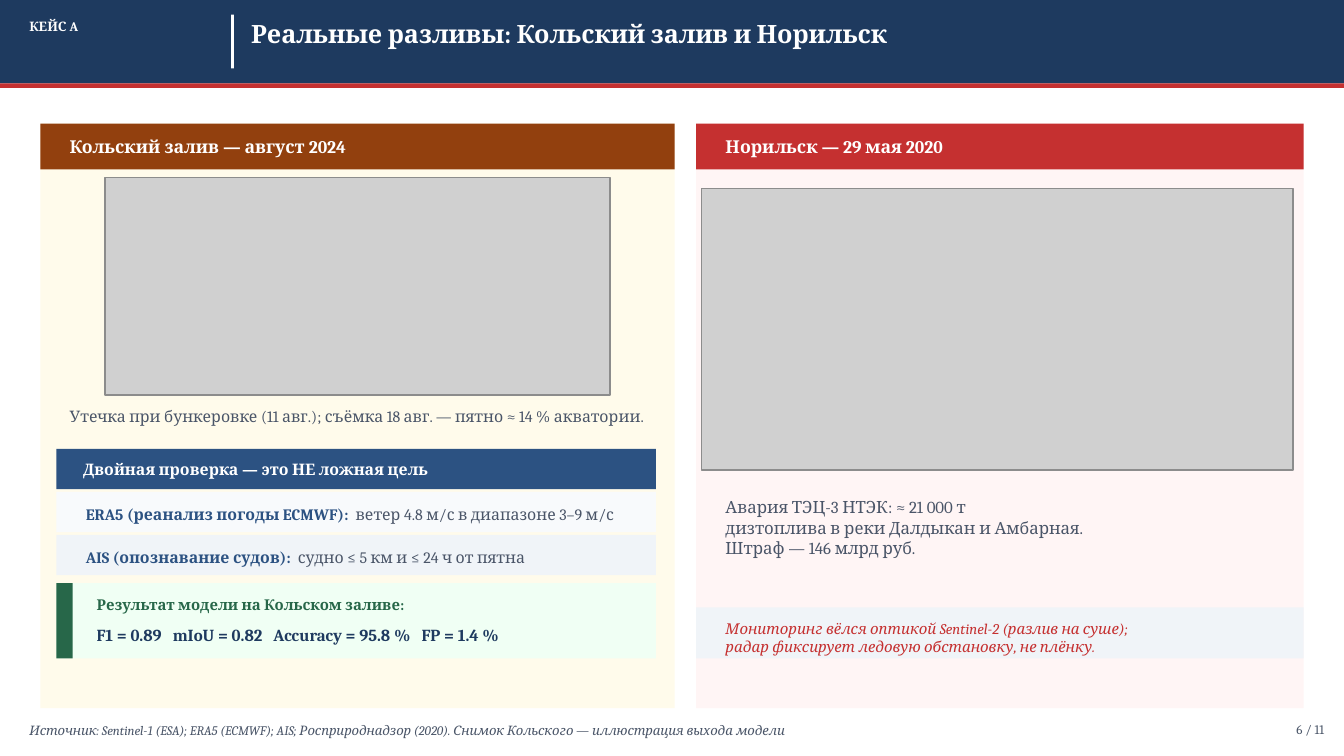
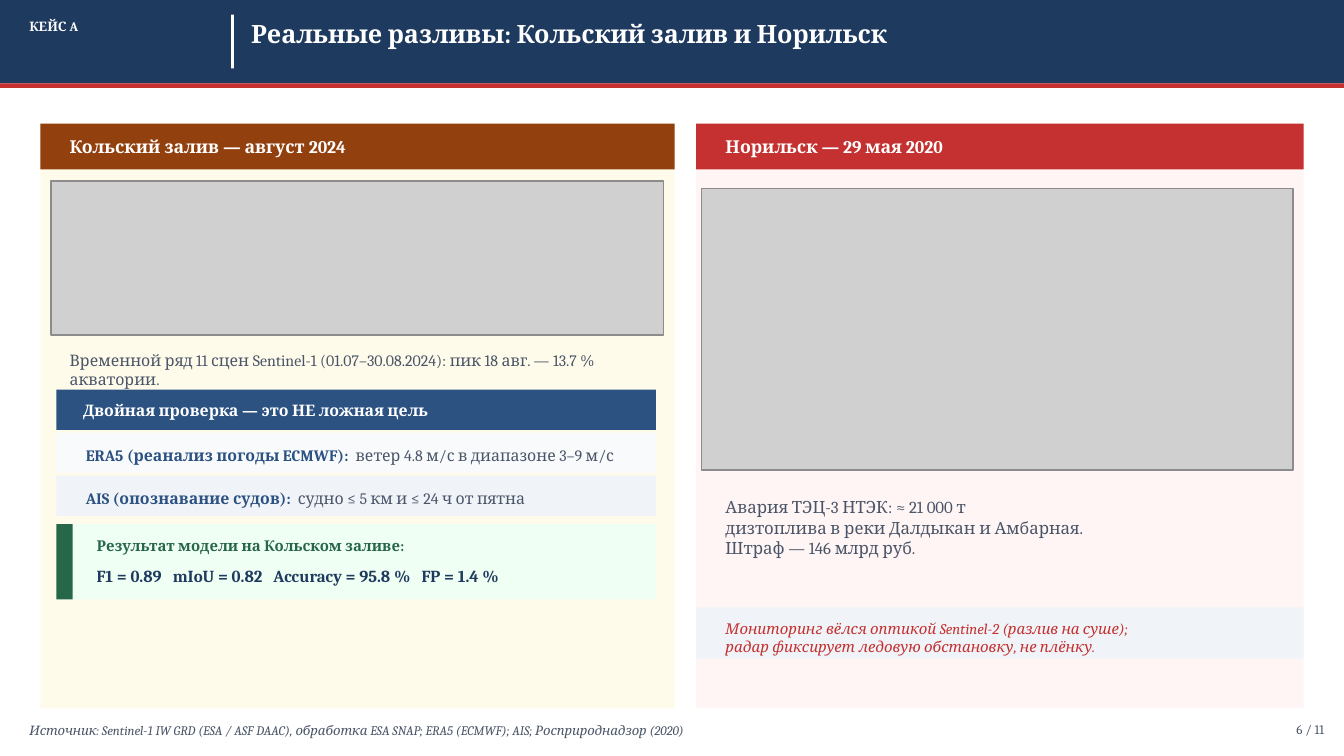
Before and after one commit to Confucius-hub/spbu_db_hw, a slide deck: slide 6 of thesis/presentation/Презентация_ВКР_2026.pptx. Drawn at 1344x756 pixels with LibreOffice and Linux fonts; fonts in the diff are those of the drawing; grey boxes stand for pictures. Boxes give left, top, right and bottom in pixels: in the first picture for what was removed or moved away, otherwise in the second. Text is boxed around its words. In the diff, an @@ line names an element or a change of style, - is before the commit and + after.

```diff
--- a/thesis/presentation/Презентация_ВКР_2026.pptx
+++ b/thesis/presentation/Презентация_ВКР_2026.pptx
@@ picture: place and size @@
-picture at [105, 177, 610, 395]
+picture at [51, 181, 664, 335]
@@ text at [70, 354, 577, 391]: text changed @@
-Утечка при бункеровке (11 авг.); съёмка 18 авг. — пятно ≈ 14 % акватории.
+Временной ряд 11 сцен Sentinel-1 (01.07–30.08.2024): пик 18 авг. — 13.7 % акватории.
@@ 5 texts, 5 rectangles: place and size @@
-5 texts, 5 rectangles at [56, 449, 656, 659]
+5 texts, 5 rectangles at [56, 390, 656, 599]
@@ text at [29, 725, 684, 738]: text changed @@
-Источник: Sentinel-1 (ESA); ERA5 (ECMWF); AIS; Росприроднадзор (2020). Снимок Кольского — иллюстрация выхода модели
+Источник: Sentinel-1 IW GRD (ESA / ASF DAAC), обработка ESA SNAP; ERA5 (ECMWF); AIS; Росприроднадзор (2020)
```
Also in this commit, not shown: 1 other slide changed, 3 other files.
